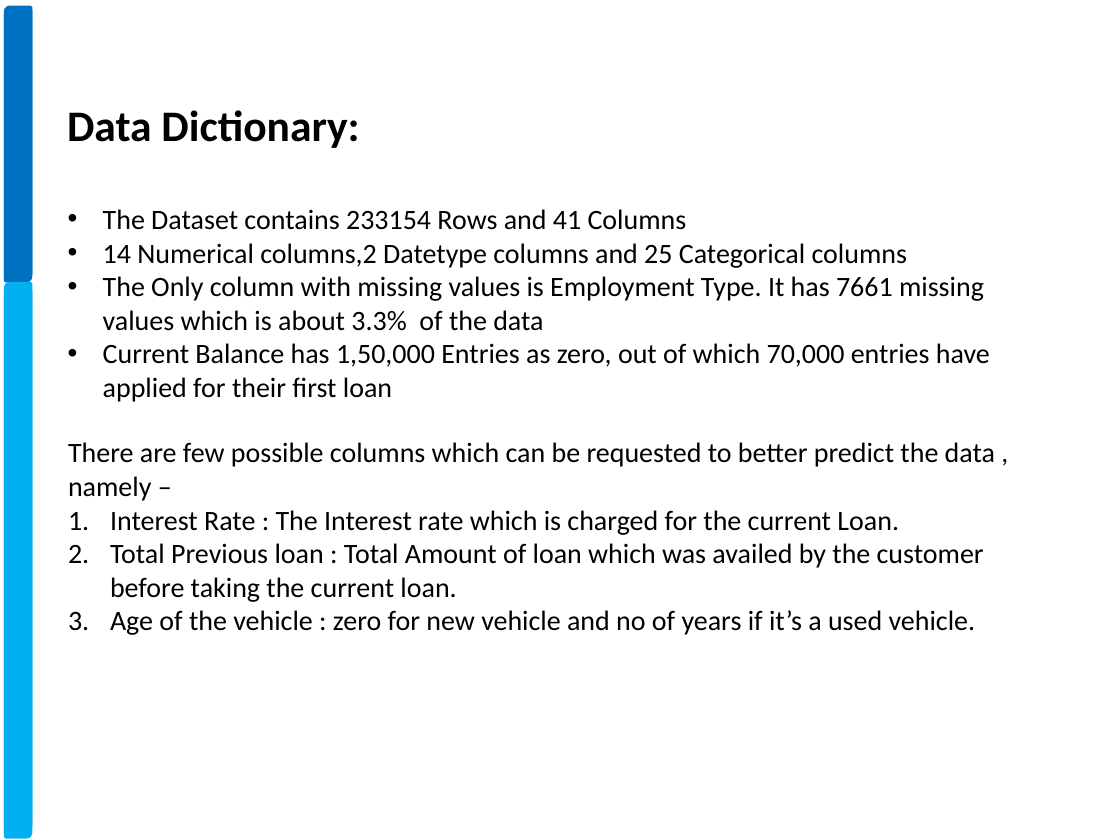
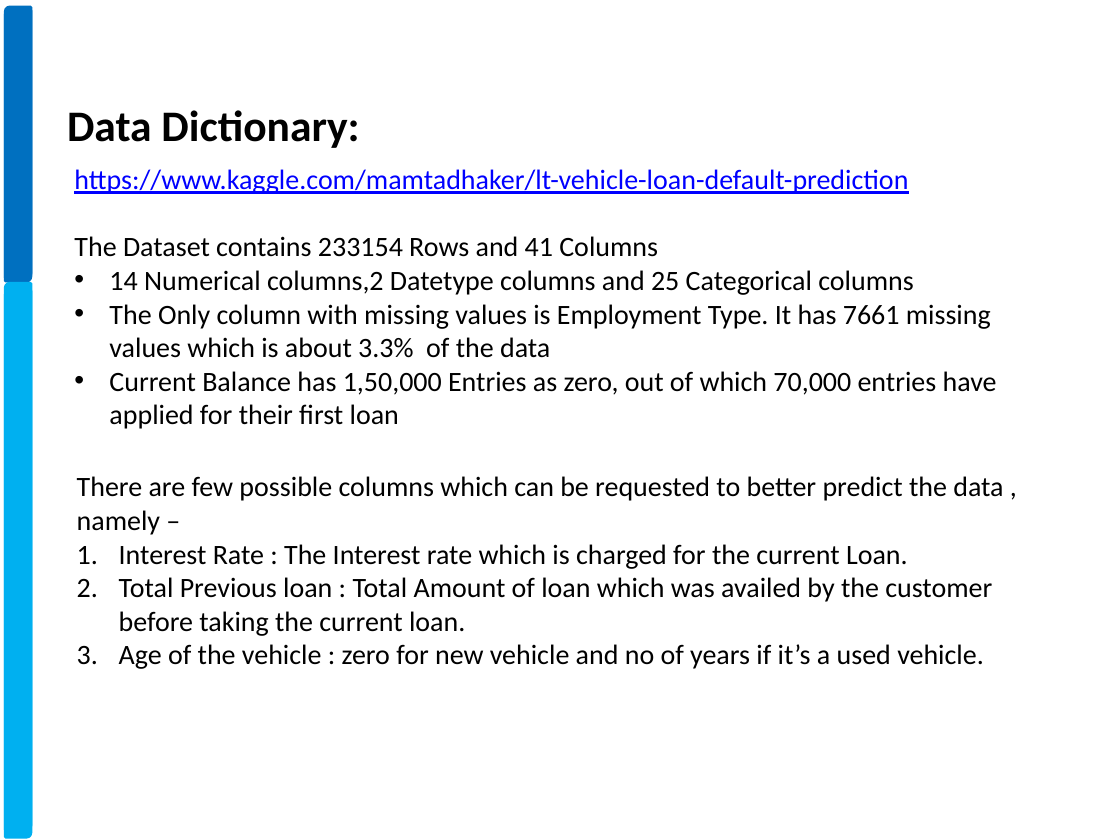
Before and after one commit to xavierigneous/Vehicle-Loan-Default-Prediction, a slide deck: slide 4 of Vehicle Loan Default Prediction.pptx. Drawn at 1120x840 pixels with LibreOffice and Linux fonts; fonts in the diff are those of the drawing; background and template pictures are left out. Boxes give left, top, right and bottom in pixels: in the first picture for what was removed or moved away, otherwise in the second. Text is boxed around its words. In the diff, an @@ line names an element or a change of style, - is before the commit and + after.

```diff
--- a/Vehicle Loan Default Prediction.pptx
+++ b/Vehicle Loan Default Prediction.pptx
@@ text "https://www.kaggle.com/mamtadhaker/lt-vehicle-loan-default-p ...": place and size @@
-text "https://www.kaggle.com/mamtadhaker/lt-vehicle-loan-default-p ..." at <box>103,209,990,402</box>
+text "https://www.kaggle.com/mamtadhaker/lt-vehicle-loan-default-p ..." at <box>74,169,997,429</box>
@@ text at <box>74,169,908,194</box>: paragraph added @@
+https://www.kaggle.com/mamtadhaker/lt-vehicle-loan-default-prediction
@@ text at <box>74,236,658,257</box>: bullet • to none @@
@@ text "There are few possible columns ...": place and size @@
-text "There are few possible columns ..." at <box>68,442,995,635</box>
+text "There are few possible columns ..." at <box>77,476,1003,669</box>
```
Also in this commit, not shown: 3 other slides changed.
